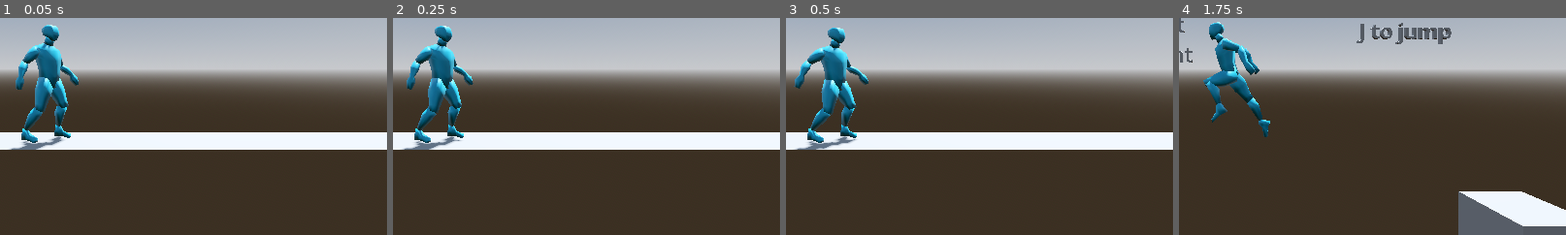
Above: before the commit, frames 1-4 (left to right).
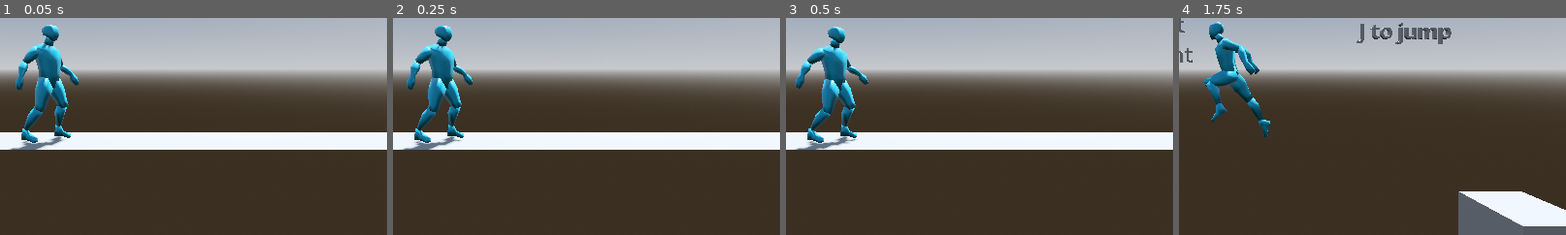
Above: after the commit, the same moments.

Repository: MeiirimZh/burning_forest_prototype
Game: Godot game, scene res://levels/world.tscn
Same seed, same stepped clock (60 frames per second), same inputs: the game is played once before the commit and once after it. The project has no main scene, so this scene is started directly.
Inputs:
- Up to frame 1 (0.05 s): no input
- Up to frame 2 (0.25 s): no input
- Up to frame 3 (0.5 s): no input
- Up to frame 4 (1.75 s): hold D (right) 0.53-1.28 s; tap J (jump) at 0.6, 0.77, 1.07, 1.52, 1.55 s; hold A (left) from 1.28 s (still down); tap L (slide) at 1.35 s
The pictures show only the part of the screen within x 43-93%, y 38-88%; the shares and areas given below are measured in that part.

The runs differ from the first frame. In frame 1, less than 0.1% of the frame differs, in the area x 4-18%, y 8-43%; in frame 2, 0.1%; in frame 3, 0.2%, in the area x 2-22%, y 4-58%; in frame 4, nothing differs.

Commit message:
Fixed fall animations

Diff:
--- a/scripts/spirit.gd
+++ b/scripts/spirit.gd
@@ -81,9 +81,9 @@
 
 	if not is_on_floor():
 		velocity.y -= gravity * _delta
-		if velocity.y < 0 and velocity.x == 0 and is_jumping:
+		if velocity.y < 0 and velocity.x == 0:
 			state = "front_fall"
-		if velocity.y < 0 and velocity.x != 0 and is_jumping:
+		if velocity.y < 0 and velocity.x != 0:
 			state = "side_fall"
 	else:
 		if is_jumping:
